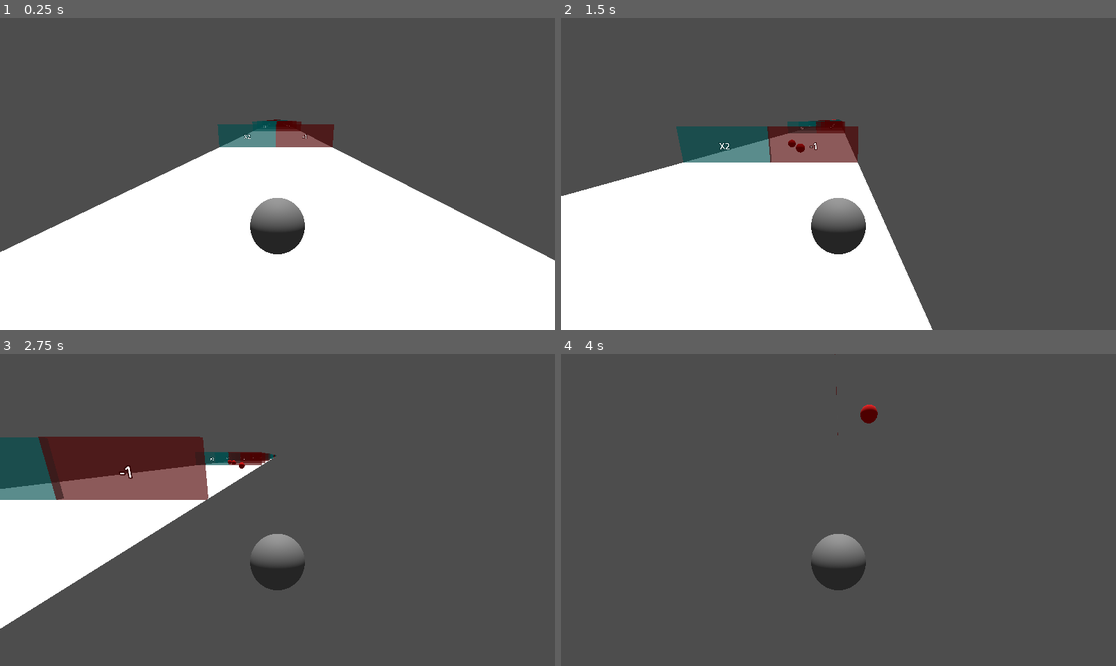
Above: before the commit, frames 1-4 (two rows, left to right).
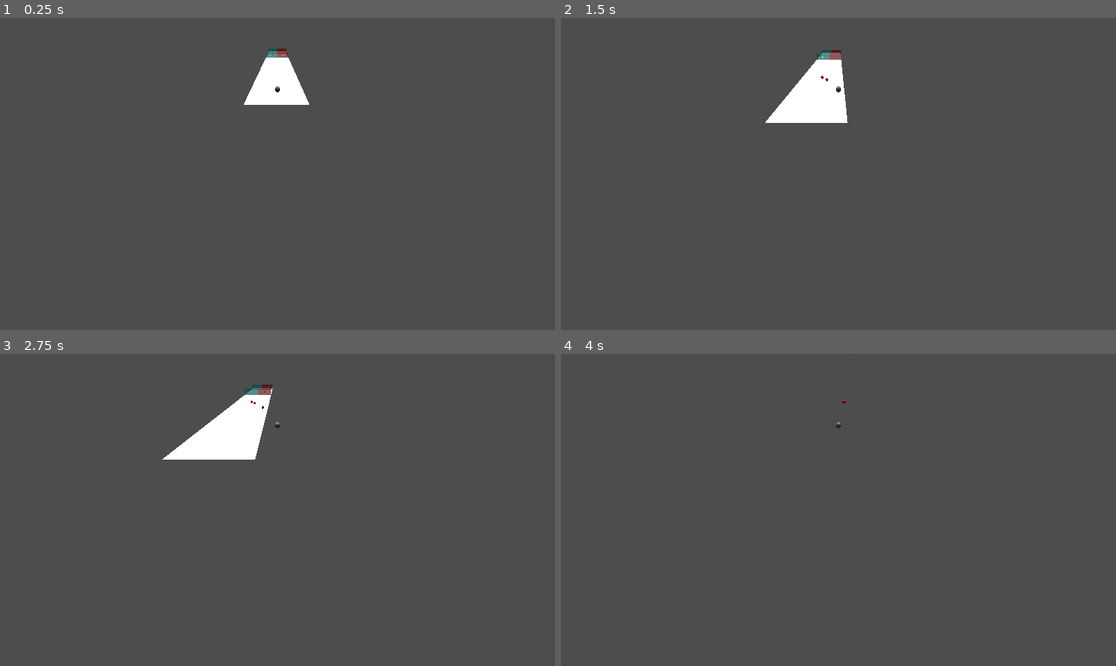
Above: after the commit, the same moments.

Repository: mintyZer0/MobileGame
Game: Godot game, scene res://Scenes/prototype.tscn
The game is run twice, just before and just after one commit, with the same random seed, the same clock (stepped at 60 frames per second) and the same inputs.
Inputs:
- Up to frame 1 (0.25 s): no input
- Up to frame 2 (1.5 s): tap Enter (ui_accept) at 0.5, 0.77 s; hold Right (ui_right) 0.53-1.28 s; hold Down (ui_down) from 1.28 s (still down)
- Up to frame 3 (2.75 s): tap Enter (ui_accept) at 1.52 s; release Down (ui_down) at 2.03 s; hold Right (ui_right) from 2.03 s (still down)
- Up to frame 4 (4 s): release Right (ui_right) at 2.78 s; hold Up (ui_up) 2.78-3.53 s; tap Enter (ui_accept) at 3.02, 3.77 s; hold Left (ui_left) from 3.53 s (still down)

The runs differ from the first frame. In frame 1, 47% of the frame differs, in the area x 0-100%, y 9-100%; in frame 2, 37%; in frame 3, 19%; in frame 4, 1.3%.

Commit message:
Fixed infinite stage and stage spacing

Diff:
--- a/Scenes/prototype.tscn
+++ b/Scenes/prototype.tscn
@@ -20,7 +20,7 @@
 transform = Transform3D(-1, 0, 8.74228e-08, 0, 1, 0, -8.74228e-08, 0, -1, -0.0203713, 1.01629, -0.0981416)
 
 [node name="Camera3D" type="Camera3D" parent="Player"]
-transform = Transform3D(1, 0, 0, 0, 0.965926, 0.258819, 0, -0.258819, 0.965926, 1.75089e-07, 1.87714, 3.37132)
+transform = Transform3D(1, -2.70961e-08, -1.25385e-08, 2.94181e-08, 0.822502, 0.568763, -5.09831e-09, -0.568763, 0.822502, 3.31178e-06, 8.37635, 39.3206)
 
 [node name="Level" type="Node3D" parent="."]
 script = ExtResource("2_si23d")
--- a/Scripts/level.gd
+++ b/Scripts/level.gd
@@ -1,13 +1,24 @@
 extends Node3D
 
 @export var modules: Array[PackedScene] = []
-var amount = 100
+var amount = 20
 var rng = RandomNumberGenerator.new()
 var offset = 5
 
 func _ready():
 	for n in amount:
+		if n < 10:
+			spawnEmptyModule(n*offset)
+			continue
 		spawnModule(n*offset)
+		print(n)
+
+
+func spawnEmptyModule(n):
+	var empty_module = modules[0].instantiate()
+	print(n)
+	empty_module.position.z = n
+	add_child(empty_module)
 
 func spawnModule(n):
 	rng.randomize()
--- a/Scripts/module.gd
+++ b/Scripts/module.gd
@@ -1,10 +1,12 @@
 extends Node3D
-
+@onready var module = $"."
 @onready var level = $"../"
 var speed = 6
 
 func _process(delta: float) -> void:
+	#print(module.position.z)
 	position.z -= speed * delta
 	if position.z < -15:
-		level.spawnModule(position.x+(level.amount*level.offset))
+		#Spawns infinite modules after removing module
+		#level.spawnModule(position.z+(level.amount*level.offset))
 		queue_free()
--- a/Scripts/player.gd
+++ b/Scripts/player.gd
@@ -27,14 +27,13 @@
 	# Get the input direction and handle the movement/deceleration.
 	# As good practice, you should replace UI actions with custom gameplay actions.
 	var input_dir := Input.get_vector("ui_left", "ui_right", "ui_up", "ui_down")
-	var direction := (transform.basis * Vector3(input_dir.x, 0, input_dir.y)).normalized()
+	var direction := (transform.basis * Vector3(input_dir.x, 0, 0)).normalized()
 	if direction:
 		velocity.x = direction.x * SPEED
 		velocity.z = direction.z * SPEED
 	else:
 		velocity.x = move_toward(velocity.x, 0, SPEED)
 		velocity.z = move_toward(velocity.z, 0, SPEED)
-
 	move_and_slide()
 
 func _shoot_fireball():
--- a/Scripts/terrain_controller.gd
+++ /dev/null
@@ -1,64 +0,0 @@
-extends Node3D
-class_name TerrainController
-## This builds and operates the terrain "conveyor belt"
-##
-## A set of randomly choosen terrain blocks is rendered to the viewport.
-## As the game played the terrian is moved in the posative Z direction.
-## When a given block passes behind this node it is removed and a new block
-## is added to the far end of the conveyor
-
-## Holds the catalog of loaded terrian block scenes
-var TerrainBlocks: Array = []
-## The set of terrian blocks which are currently rendered to viewport
-var terrain_belt: Array[MeshInstance3D] = []
-@export var terrain_velocity: float = 10.0
-## The number of blocks to keep rendered to the viewport
-@export var num_terrain_blocks = 2
-## Path to directory holding the terrain block scenesterrain_blocks
-@export_dir var terrain_blocks_path = "res://TerrainBlocks"
-
-
-func _ready() -> void:
-	_load_terrain_scenes(terrain_blocks_path)
-	_init_blocks(num_terrain_blocks)
-
-
-func _physics_process(delta: float) -> void:
-	_progress_terrain(delta)
-
-
-func _init_blocks(number_of_blocks: int) -> void:
-	for block_index in number_of_blocks:
-		var block = TerrainBlocks.pick_random().instantiate()
-		if block_index == 0:
-			block.position.z = block.mesh.size.y/2
-		else:
-			_append_to_far_edge(terrain_belt[block_index-1], block)
-		add_child(block)
-		terrain_belt.append(block)
-
-
-func _progress_terrain(delta: float) -> void:
-	for block in terrain_belt:
-		block.position.z += terrain_velocity * delta
-
-	if terrain_belt[0].position.z >= terrain_belt[0].mesh.size.y/2:
-		var last_terrain = terrain_belt[-1]
-		var first_terrain = terrain_belt.pop_front()
-
-		var block = TerrainBlocks.pick_random().instantiate()
-		_append_to_far_edge(last_terrain, block)
-		add_child(block)
-		terrain_belt.append(block)
-		first_terrain.queue_free()
-
-
-func _append_to_far_edge(target_block: MeshInstance3D, appending_block: MeshInstance3D) -> void:
-	appending_block.position.z = target_block.position.z - target_block.mesh.size.y/2 - appending_block.mesh.size.y/2
-
-
-func _load_terrain_scenes(target_path: String) -> void:
-	var dir = DirAccess.open(target_path)
-	for scene_path in dir.get_files():
-		print("Loading terrian block scene: " + target_path + "/" + scene_path)
-		TerrainBlocks.append(load(target_path + "/" + scene_path))
--- a/Scripts/wall.gd
+++ b/Scripts/wall.gd
@@ -31,19 +31,19 @@
 	match (operation):
 		"+":
 			Global.playerVal += number
-			print(Global.playerVal)
+			#print(Global.playerVal)
 			#return playerVal
 		"-":
 			Global.playerVal -= number
-			print(Global.playerVal)
+			#print(Global.playerVal)
 			#return playerVal
 		"÷":
 			Global.playerVal /= number
-			print(Global.playerVal)
+			#print(Global.playerVal)
 			#return playerVal
 		"X":
 			Global.playerVal *= number
-			print(Global.playerVal)
+			#print(Global.playerVal)
 			#return playerVal
 		_:
 			print("Idk what to put here")
